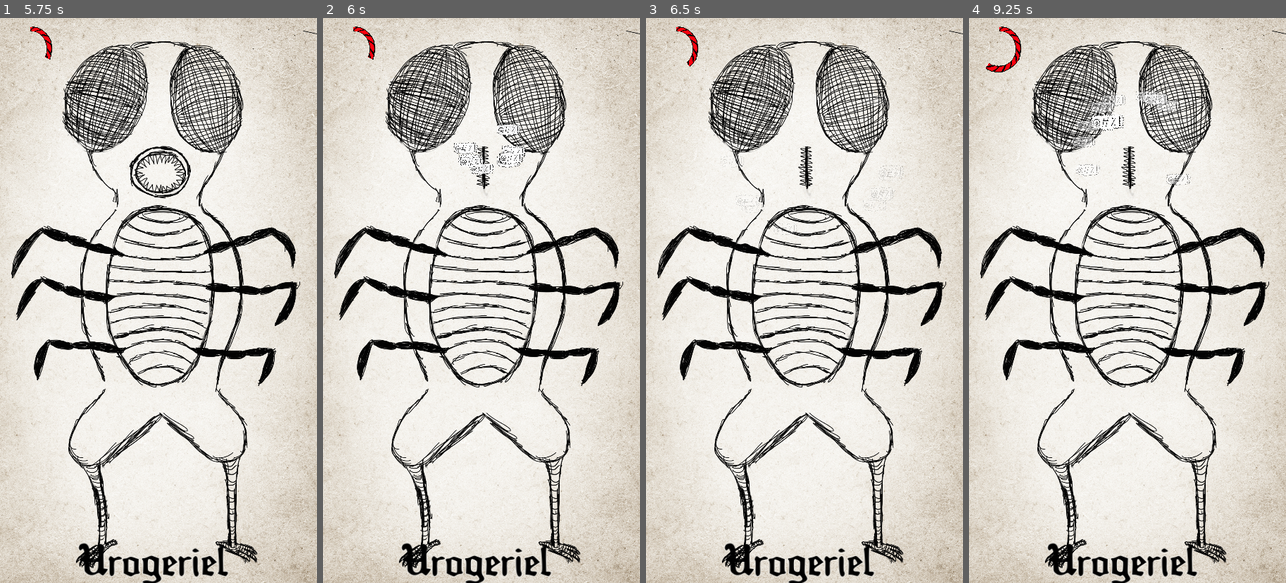
Above: before the commit, frames 1-4 (left to right).
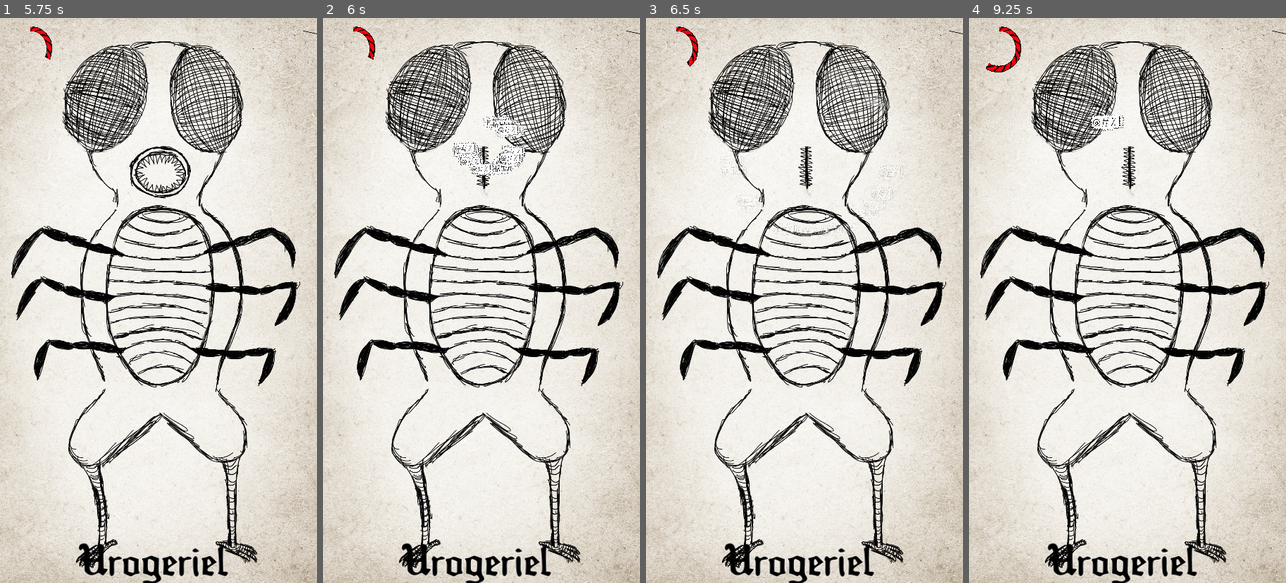
Above: after the commit, the same moments.

Repository: lemurivolta/ggj2024
Game: Godot game, scene res://components/root/root.tscn
Two runs of this game, one before a commit and one after it. Both use one fixed random seed, a clock stepped at 60 frames per second and the inputs below. The engine's default icon, where the game draws it, is replaced by a stand-in: a white triangle on a blue panel in a dark square.
Inputs (mouse positions are in pixels of both pictures, inside the frame that each line leads up to):
- Up to frame 1 (5.75 s): click "Inizia" at 0.5 s; click "Inizia" at 1.25 s; click "Istruzioni" at 2 s; click "Istruzioni" at 2.75 s; click "Inizia" at 3.5 s; click "Istruzioni" at 4.25 s; tap Enter at 5 s; move the mouse to (76, 486) at 5.02 s; press the mouse at (76, 486) at 5.03 s
- Up to frame 2 (6 s): tap Space at 5.75 s; move the mouse to (560, 486) at 5.77 s; release the mouse at (560, 486) at 5.78 s; click (560, 486) at 5.85 s
- Up to frame 3 (6.5 s): no input
- Up to frame 4 (9.25 s): move the mouse to (1010, 300) at 6.52 s; press the mouse at (1010, 300) at 6.53 s; move the mouse to (1117, 300) at 7.27 s; release the mouse at (1117, 300) at 7.28 s; click (1117, 300) at 7.35 s; move the mouse to (1235, 300) at 8.02 s; press the mouse at (1235, 300) at 8.03 s; tap Enter at 8.75 s; move the mouse to (1010, 114) at 8.77 s; release the mouse at (1010, 114) at 8.78 s; click (1010, 114) at 8.85 s

Frame 1 is identical in both runs. In frame 2, 0.2% of the frame differs, in the area x 40-64%, y 17-28%; in frame 3, 0.4%; in frame 4, 0.5%, in the area x 32-70%, y 12-30%.

Commit message:
feat: updated audio feedback

Diff:
--- a/components/audio_feedback/audio_feedback.gd
+++ b/components/audio_feedback/audio_feedback.gd
@@ -11,6 +11,7 @@
 	GlobalBus.set_head.connect(on_head_setted)
 
 func _on_feedback(positive: bool):
+	print(Time.get_date_string_from_system(), "playing!", positive)
 	if positive:
 		laughter_players[head_index].play()
 	else:
--- a/components/laugh_or_grr/laugh_or_grr.gd
+++ b/components/laugh_or_grr/laugh_or_grr.gd
@@ -4,7 +4,6 @@
 @export var sprites_enraged: Array[Sprite2D]
 @export var random_rotation_radians: float = PI / 6
 
-@onready var particles_timer: Timer = %ParticlesTimer
 @onready var happy_particles: GPUParticles2D = %HappyParticles2D
 @onready var enraged_particles: GPUParticles2D = %GrrParticles2D
 
@@ -12,13 +11,24 @@
 func _ready():
 	GlobalBus.tickle.connect(_on_tickle)
 	GlobalBus.feedback.connect(_on_feedback)
+	GlobalBus.happy.connect(_reset_pleasure_lever)
+	GlobalBus.enraged.connect(_reset_pleasure_lever)
 
-func _on_tickle(_pleasure):
+var _last_pleasure_level = 0
+var is_happier = false
+var is_sadder = false
+func _reset_pleasure_lever():
+	_last_pleasure_level = 0
+	is_happier = false
+	is_sadder = false
+
+func _on_tickle(pleasure):
+	is_happier = pleasure > _last_pleasure_level
+	is_sadder = pleasure < _last_pleasure_level
+	_last_pleasure_level = pleasure
 	_update_sprites(GlobalBus.happy_threshold, 0, GlobalBus.happy_threshold, sprites_happy)
 	_update_sprites(GlobalBus.enraged_threshold, GlobalBus.enraged_threshold, 0, sprites_enraged)
-	#if particles_timer.is_stopped():
 	_on_particles_timer_timeout()
-		#particles_timer.start()
 
 func _update_sprites(threshold: float, min_value: float, max_value: float, sprites: Array[Sprite2D]):
 	var level = clamp(GlobalBus.current_pleasure, min_value, max_value)
@@ -30,9 +40,12 @@
 
 
 func _on_particles_timer_timeout():
-	if GlobalBus.current_pleasure > 0 && not happy_particles.emitting:
+	print("particles timer")
+	if is_happier && not happy_particles.emitting:
+		print("happier")
 		GlobalBus.feedback.emit(true)
-	if GlobalBus.current_pleasure < 0 && not enraged_particles.emitting:
+	if is_sadder && not enraged_particles.emitting:
+		print("sadder")
 		GlobalBus.feedback.emit(false)
 
 
--- a/components/laugh_or_grr/laugh_or_grr.tscn
+++ b/components/laugh_or_grr/laugh_or_grr.tscn
@@ -295,9 +295,3 @@
 unique_name_in_owner = true
 position = Vector2(569, 431)
 texture = ExtResource("3_jr81g")
-
-[node name="ParticlesTimer" type="Timer" parent="."]
-unique_name_in_owner = true
-one_shot = true
-
-[connection signal="timeout" from="ParticlesTimer" to="." method="_on_particles_timer_timeout"]
--- a/components/mostro/parte_mostro/parte_mostro.gd
+++ b/components/mostro/parte_mostro/parte_mostro.gd
@@ -50,8 +50,9 @@
 
 		#print(str(mouse_vel) + " | " + str(mouse_threshold))
 
-		if mouse_vel >= mouse_threshold:
-			print("AHAHA " + str(pleasurometer))#+ str(rnd.randf_range(-10.0, 10.0)))
+		#if mouse_vel >= mouse_threshold:
+			#print("AHAHA " + str(pleasurometer))#+ str(rnd.randf_range(-10.0, 10.0)))
 
-		GlobalBus.tickle.emit(pleasure * my_delta)
+		if GlobalBus.tickle_enabled:
+			GlobalBus.tickle.emit(pleasure * my_delta)
 		pleasurometer += abs(pleasure) * my_delta
--- a/components/page/page.gd
+++ b/components/page/page.gd
@@ -3,6 +3,7 @@
 @export var flip_duration: float
 
 func flip_away():
+	print("disable tickling")
 	GlobalBus.tickle_enabled = false
 	var tween: Tween = get_tree().create_tween()
 	var scale_tweener: PropertyTweener = \
@@ -12,4 +13,5 @@
 	tween.tween_callback(self._re_enable_tickle)
 
 func _re_enable_tickle():
+	print("re-enable tickling")
 	GlobalBus.tickle_enabled = true
--- a/components/root/root.gd
+++ b/components/root/root.gd
@@ -35,3 +35,4 @@
 	scale_tweener.set_trans(Tween.TRANS_CUBIC)
 	scale_tweener.set_ease(Tween.EASE_OUT)
 	tween.tween_callback(gameover.queue_free)
+	GlobalBus.reset()
